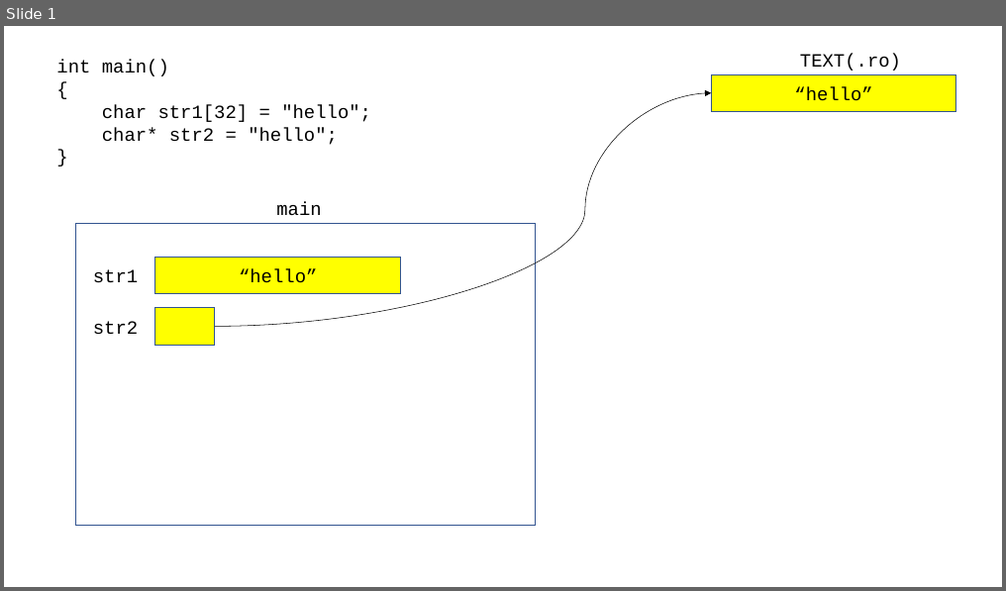
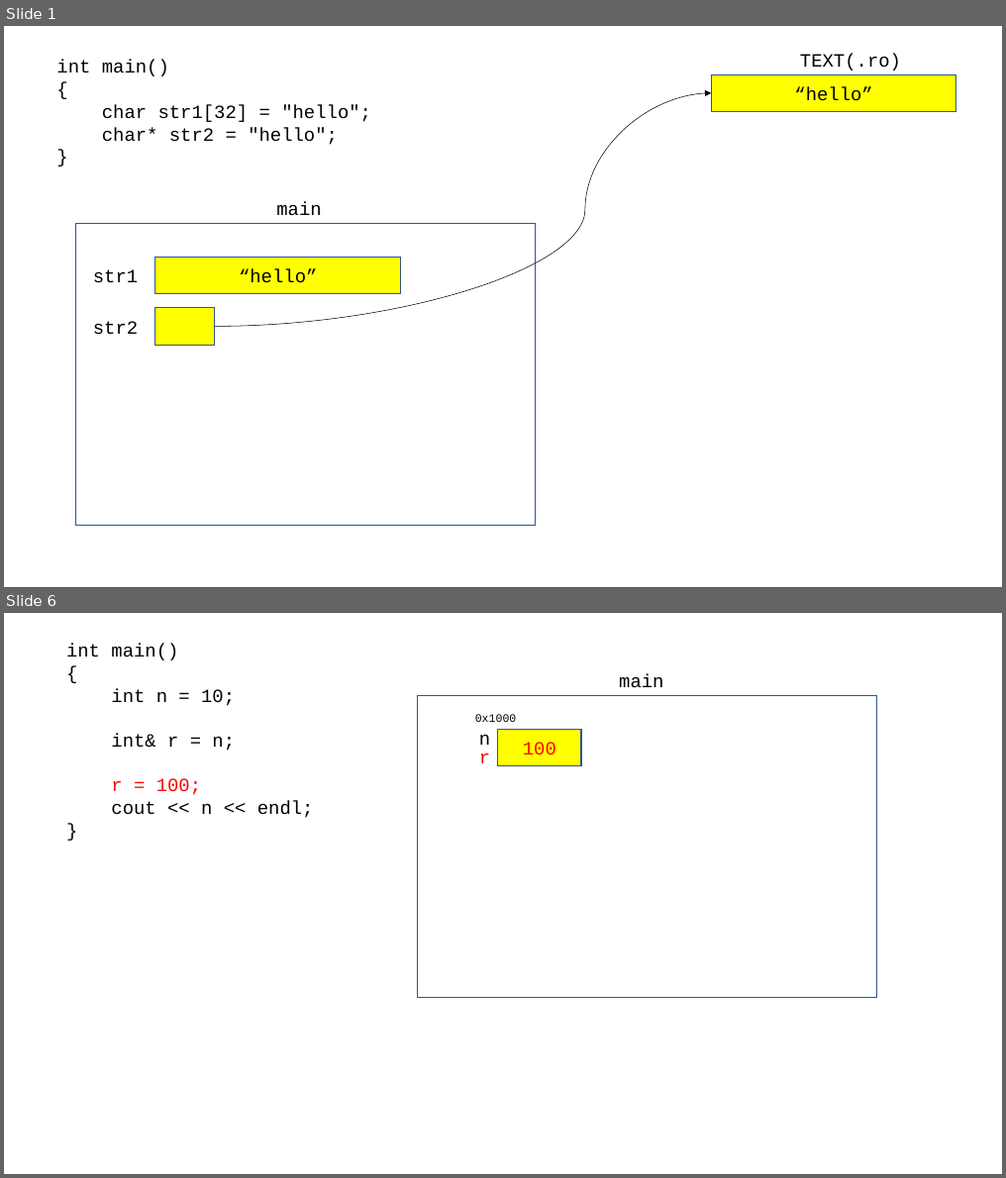
Before and after one commit to Mike7Chu/hyundai_230303, a slide deck: 230303.pptx. Shown one above the other, each under a label of ours: slide 1 before the commit, slides 1 and 6 after it; the slides between them are not shown. The pictures are 1006x591 and 1006x1178 pixels, drawn with LibreOffice and Linux fonts; fonts in the diff are those of the drawing. Boxes give left, top, right and bottom in pixels: in the first picture for what was removed or moved away, otherwise in the second. Text is boxed around its words. In the diff, an @@ line names an element or a change of style, - is before the commit and + after.

```diff
--- a/230303.pptx
+++ b/230303.pptx
@@ slide 6 added at bbox=[4, 613, 1002, 1174], background #FFFFFF @@
@@ text added at bbox=[66, 644, 314, 818], 18 pt, text #000000 @@
+int main()
+{
+int n = 10;
+int& r = n;
+r = 100;
+cout << n << endl;
+}
@@ rectangle added at bbox=[418, 695, 877, 997], fill #FFFFFF, outline #325491 1 pt @@
@@ text added at bbox=[619, 674, 663, 687], 18 pt, text #000000 @@
+main
@@ text added at bbox=[475, 714, 517, 722], 11 pt, text #000000 @@
+0x1000
@@ rectangle added at bbox=[498, 729, 581, 765], fill #FFFF00, outline #325491 1 pt, 18 pt, text #FF0000 @@
+100
@@ text added at bbox=[479, 735, 490, 745], 18 pt, text #000000 @@
+n
@@ text added at bbox=[479, 754, 490, 763], 18 pt, text #FF0000 @@
+r
```
Also in this commit, not shown: 4 other slides added, 1 other file.
